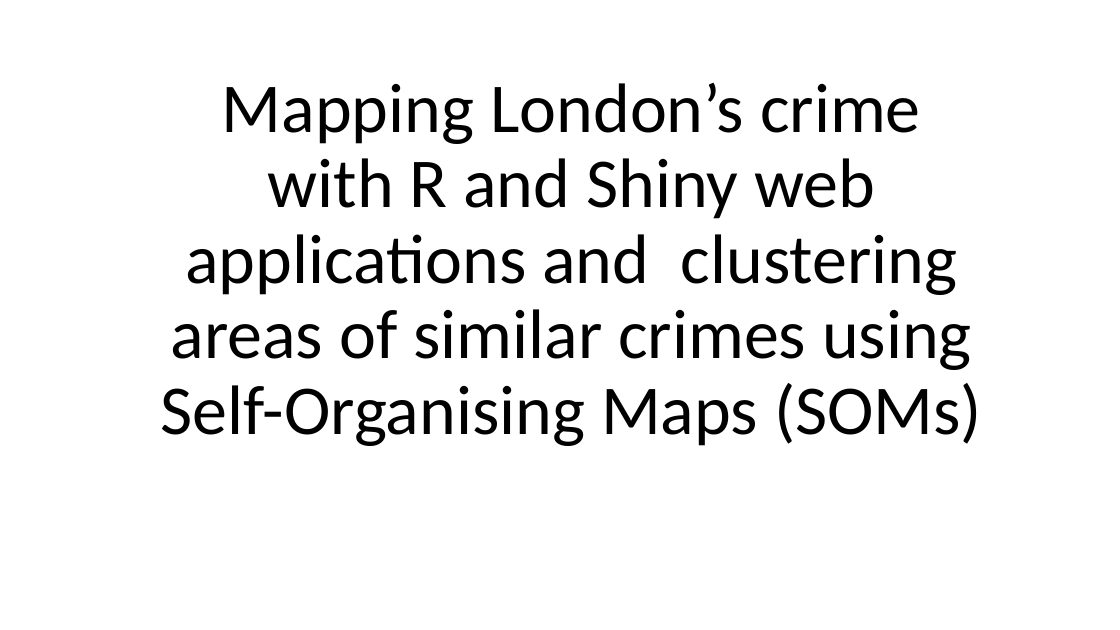
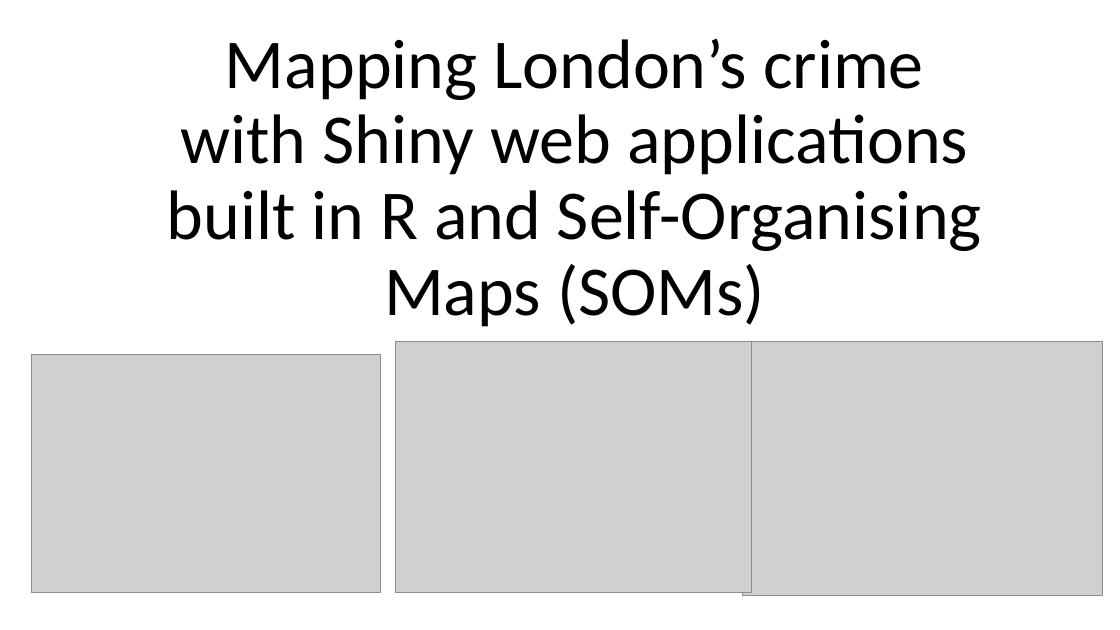
Before and after one commit to dmorison/GIS-in-R-spatial-crime-data-analysis, a slide deck: slide 1 of Mapping London’s crime with R.pptx. Drawn at 1120x630 pixels with LibreOffice and Linux fonts; fonts in the diff are those of the drawing; grey boxes stand for pictures. Boxes give left, top, right and bottom in pixels: in the first picture for what was removed or moved away, otherwise in the second. Text is boxed around its words. In the diff, an @@ line names an element or a change of style, - is before the commit and + after.

```diff
--- a/Mapping London’s crime with R.pptx
+++ b/Mapping London’s crime with R.pptx
@@ title at (x1=167, y1=38, x2=982, y2=327): text changed @@
-Mapping London’s crime with R and Shiny web applications and clustering areas of similar crimes using Self-Organising Maps (SOMs)
+Mapping London’s crime with Shiny web applications built in R and Self-Organising Maps (SOMs)
@@ picture added at (x1=31, y1=355, x2=381, y2=593) @@
@@ picture added at (x1=395, y1=341, x2=751, y2=592) @@
@@ picture added at (x1=743, y1=341, x2=1103, y2=596) @@
```
Also in this commit, not shown: 4 other slides changed, 9 slides added.
